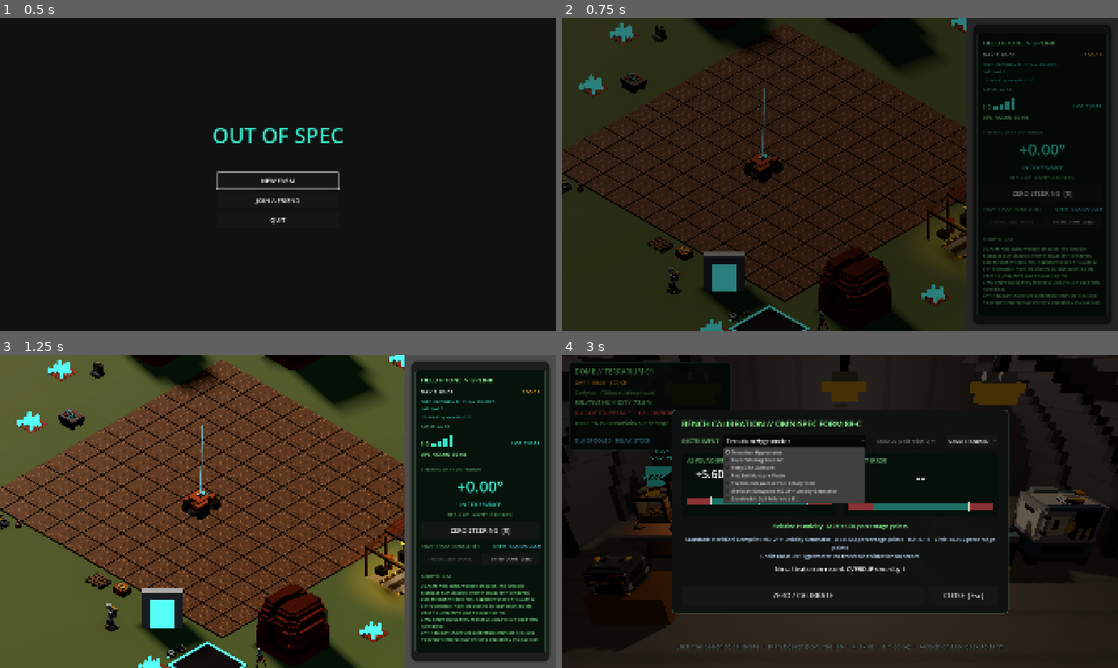
Above: before the commit, frames 1-4 (two rows, left to right).
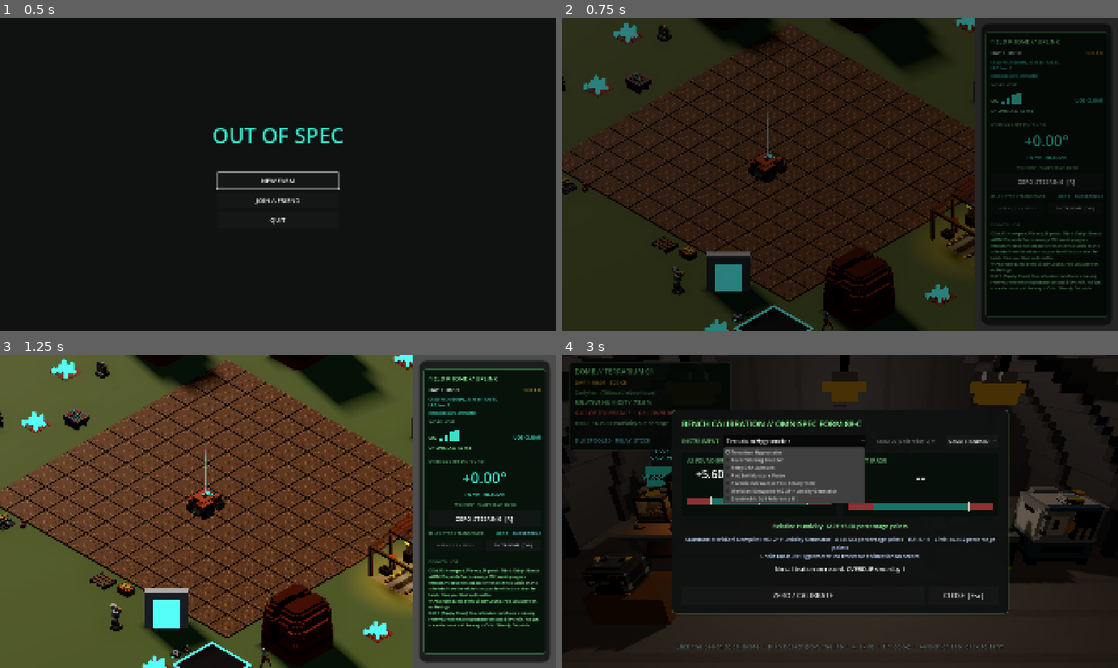
Above: after the commit, the same moments.

Repository: xlockeddown-glitch/out-of-spec
Game: Godot game, scene res://scenes/title_menu.tscn
Same seed, same stepped clock (60 frames per second), same inputs: the game is played once before the commit and once after it.
Inputs (mouse positions are in pixels of both pictures, inside the frame that each line leads up to):
- Up to frame 1 (0.5 s): no input
- Up to frame 2 (0.75 s): click "NEW FARM" at 0.5 s
- Up to frame 3 (1.25 s): no input
- Up to frame 4 (3 s): click "ENTER DOME [Tab]" at 1.25 s; tap Enter (ui_accept) at 2, 2.27 s; move the mouse to (962, 495) at 2.02 s; hold D (rover_steer_right) 2.03-2.75 s; hold E (interact) 2.03-2.75 s; click (962, 495) at 2.17 s; click "Terrarium Hygrometer" at 2.75 s

Frame 1 is identical in both runs. In frame 2, 16% of the frame differs, in the area x 0-98%, y 0-100%; in frame 3, 27%, in the area x 0-99%, y 0-100%; in frame 4, less than 0.1%.

Commit message:
Make the field phone 20 % smaller (PHONE_SCALE 0.8)
Ryan asked for 20 % after PR 203 used 0.85. The world view ends at
0.744 so the scenes still agree with FieldPhoneHUD.LEFT_ANCHOR.

Co-Authored-By: Claude Opus 5.5 <noreply@anthropic.com>

Diff:
--- a/scenes/basalt_tunnels.tscn
+++ b/scenes/basalt_tunnels.tscn
@@ -60,7 +60,7 @@
 
 [node name="WorldView" type="SubViewportContainer" parent="."]
 anchors_preset = -1
-anchor_right = 0.728
+anchor_right = 0.744
 anchor_bottom = 1.0
 grow_vertical = 2
 stretch = true
--- a/scenes/main_farm.tscn
+++ b/scenes/main_farm.tscn
@@ -183,7 +183,7 @@
 
 [node name="WorldView" type="SubViewportContainer" parent="." unique_id=777552688]
 anchors_preset = -1
-anchor_right = 0.728
+anchor_right = 0.744
 anchor_bottom = 1.0
 grow_vertical = 2
 stretch = true
@@ -769,7 +769,7 @@
 unique_name_in_owner = true
 anchors_preset = -1
 anchor_top = 1.0
-anchor_right = 0.728
+anchor_right = 0.744
 anchor_bottom = 1.0
 offset_left = 24.0
 offset_top = -64.0
--- a/scripts/ui/field_phone_hud.gd
+++ b/scripts/ui/field_phone_hud.gd
@@ -15,7 +15,7 @@
 
 ## How big the phone is, as a fraction of its original size. Fonts, fixed
 ## sizes, margins and the width all follow this one number.
-const PHONE_SCALE: float = 0.85 # [PLACEHOLDER] Ryan: "a little too big"
+const PHONE_SCALE: float = 0.8 # [PLACEHOLDER] Ryan: 20 % smaller
 ## The phone's width on the screen before PHONE_SCALE (0.32 of the screen).
 const BASE_WIDTH_FRACTION: float = 0.32
 ## Where the phone starts, as a fraction of the screen width. The world view
Not shown, changed: docs/decisions.md
